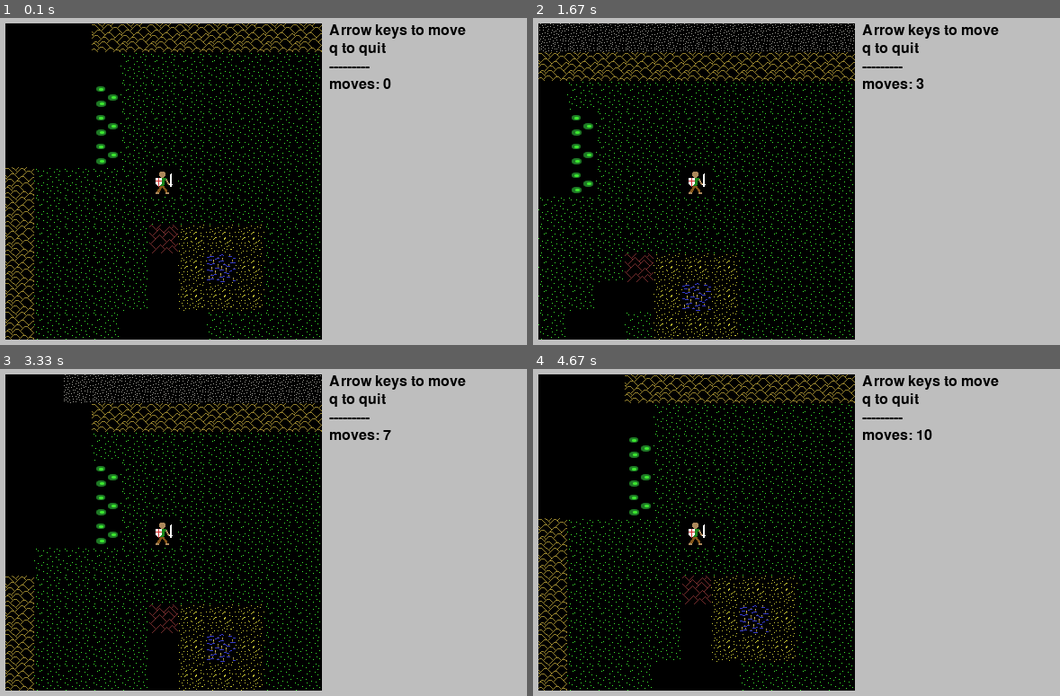
Above: before the commit, frames 1-4 (two rows, left to right).
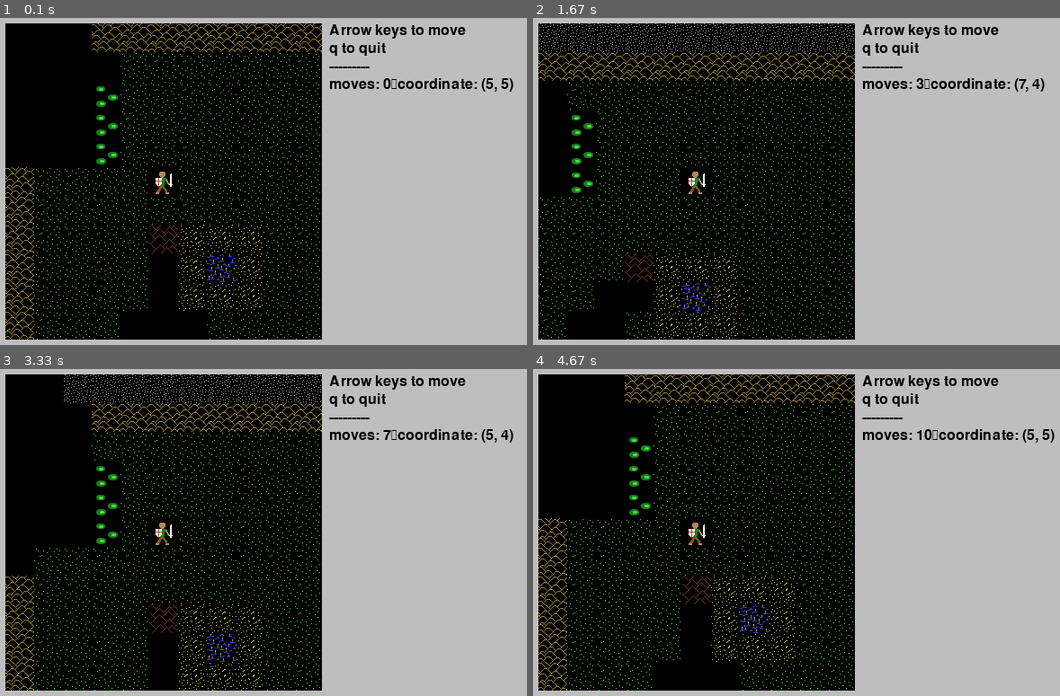
Above: after the commit, the same moments.

Repository: josh-reynolds/Python
Game: pygame game, started from pygame/nulltima/demo.py
Same seed, same stepped clock (60 frames per second), same inputs: the game is played once before the commit and once after it.
Inputs:
- Up to frame 1 (0.1 s): no input
- Up to frame 2 (1.67 s): hold Right 0.33-0.8 s; hold Up 0.83-1.13 s; hold Right 1.17-1.63 s
- Up to frame 3 (3.33 s): hold Left 1.67-2.2 s; hold Down 2.23-2.53 s; hold Left 2.57-2.97 s; hold Up from 3 s (still down)
- Up to frame 4 (4.67 s): release Up at 3.37 s; hold Right 3.4-4.03 s; hold Down 4.07-4.43 s; hold Left from 4.47 s (still down)

The runs differ from the first frame. In frame 1, 0.4% of the frame differs, in the area x 74-98%, y 18-23%; in frame 2, 0.4%; in frame 3, 0.4%; in frame 4, 0.4%.

Commit message:
Adding coordinate display to status line - will need refinement

Diff:
--- a/pygame/nulltima/game.py
+++ b/pygame/nulltima/game.py
@@ -41,6 +41,10 @@
 
     def update(self):
         self.text = 'moves: ' + str(Game.moves)
+        coordinate = Game.level.grid.to_world(Game.level.grid.center)
+        self.text += '\ncoordinate: ' + str(coordinate)     # unfortunately pygame font.render
+                                                            # does not support newlines
+                                                            # will need to break this up
 
     def draw(self):
         self.render()
